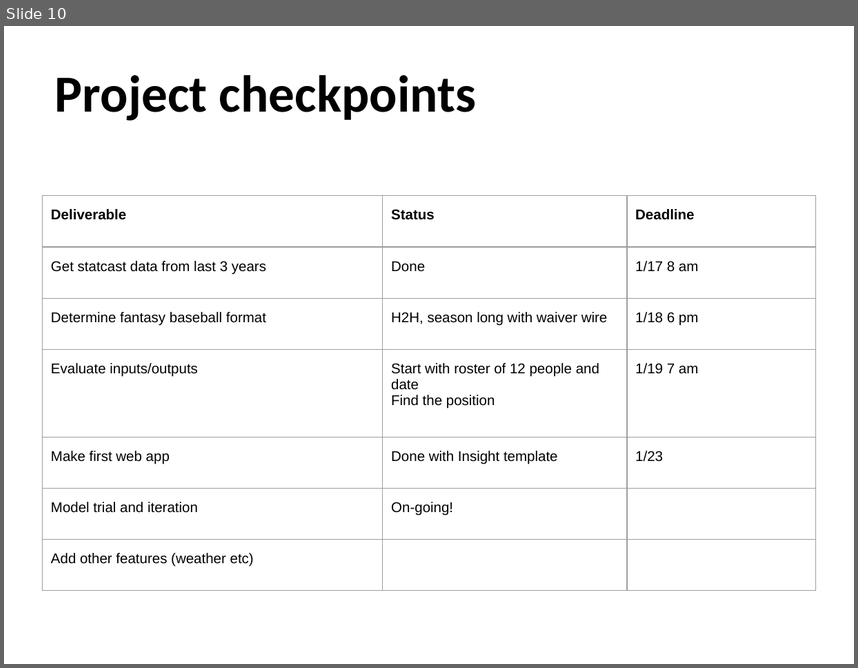
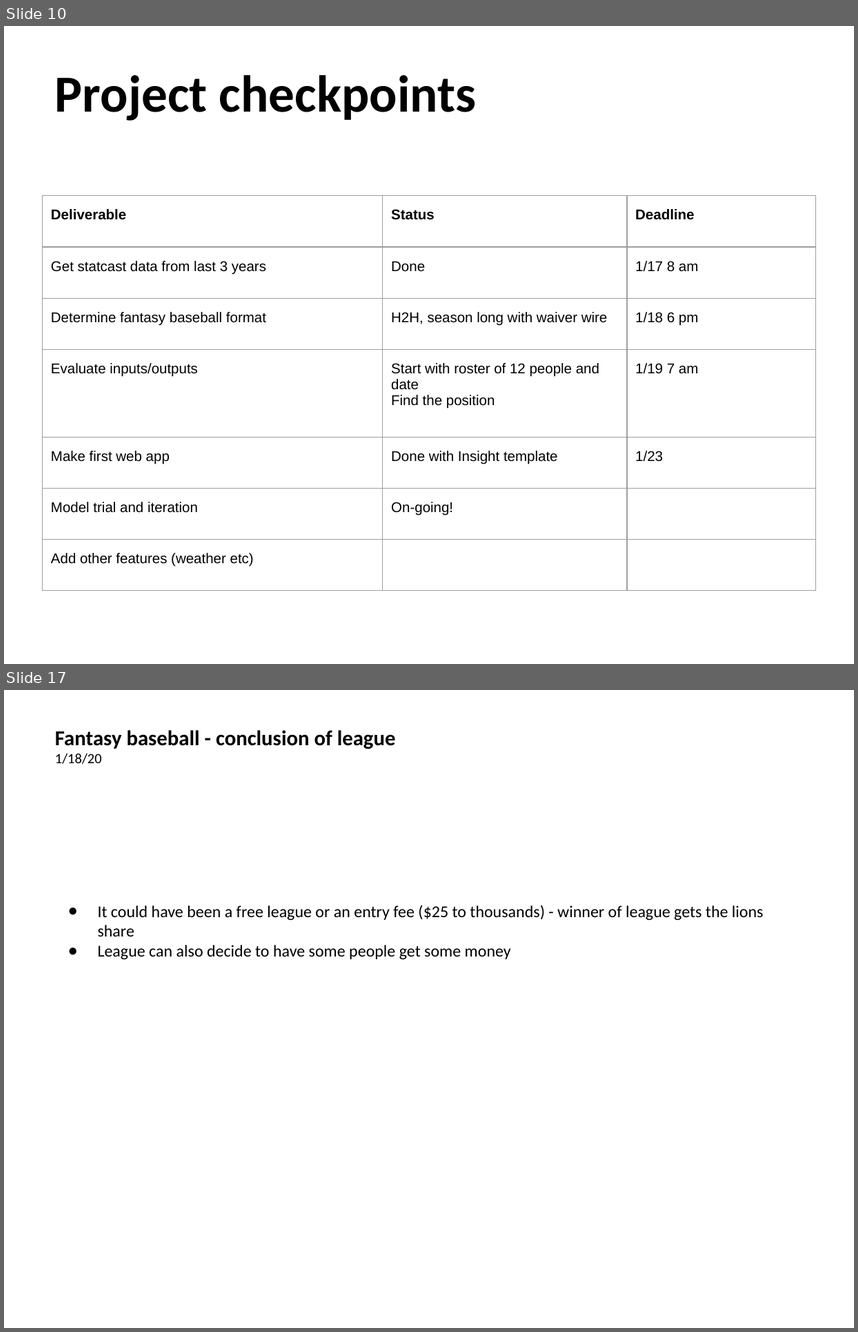
Before and after one commit to benslack19/baseball_player_selector, a slide deck: insight_baseball_notes/BL_baseball_notes.pptx. Shown one above the other, each under a label of ours: slide 10 before the commit, slides 10 and 17 after it; the slides between them are not shown. The pictures are 858x668 and 858x1332 pixels, drawn with LibreOffice and Linux fonts; fonts in the diff are those of the drawing. Boxes give left, top, right and bottom in pixels: in the first picture for what was removed or moved away, otherwise in the second. Text is boxed around its words. In the diff, an @@ line names an element or a change of style, - is before the commit and + after.

```diff
--- a/insight_baseball_notes/BL_baseball_notes.pptx
+++ b/insight_baseball_notes/BL_baseball_notes.pptx
@@ slide 17 added at box(4, 690, 854, 1328), background #FFFFFF @@
@@ title added at box(55, 730, 396, 764), 18 pt, text #000000, bold @@
+Fantasy baseball - conclusion of league
+1/18/20
@@ text added at box(98, 905, 764, 959), 14 pt, text #000000 @@
+● It could have been a free league or an entry fee ($25 to thousands) - winner of league gets the lions share
+● League can also decide to have some people get some money
```
Also in this commit, not shown: 6 slides changed, 23 other slides added, 2 slides removed, 2 other files.
